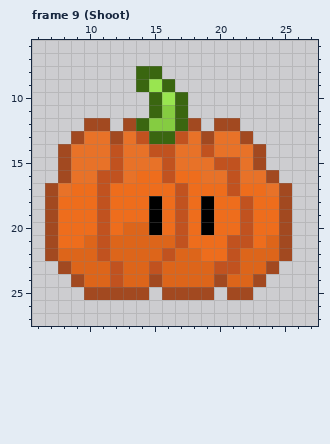
Pixel-art file, stored at assets/art/enemies/Pumpkin.aseprite. The picture above was drawn from the file before the commit.
32x32 pixels, 20 frames. Shown: frame 9 (Shoot): x 6..27, y 6..27.
And afterwards:
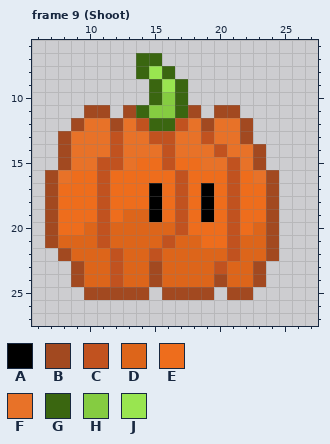
Palette (. is transparent): A #000000  B #a24920  C #c1521f  D #dd651a  E #ee6d1c  F #e87228  G #3a6610  H #85cc41  J #99e550
Message: Added pumpkin seed (image for the bullet)
The edit:
Frame 9 (Shoot):
The author changed colour E to colour A in row 17 at x 15 and 19.
Colour B now appears in row 11 at x 10 to 11, 13, 18 and 20 to 21; in row 12 at x 9, 12, 19 and 22; in row 13 at x 8; in row 16 at x 7.
The author changed colour C to colour B in row 23 at x 15.
The author changed colour D to colour B in row 21 at x 24; in row 22 at x 8 and 24; in row 23 at x 9 and 23.
The author changed colour E to colour B in rows 18 to 20 at x 24.
The author changed colour F to colour B in row 17 at x 24.
The author changed colour B to colour C in row 13 at x 12 and 19.
The author changed colour D to colour C in row 21 at x 16; in row 22 at x 12 and 15.
The author changed colour E to colour C in row 16 at x 17; in rows 18 to 20 at x 21.
The author changed colour F to colour C in row 14 at x 20; in row 15 at x 11.
The author changed colour G to colour C in row 12 at x 14 and 17; in row 13 at x 15 to 16.
The author changed colour A to colour D in row 20 at x 15.
The author changed colour C to colour D in row 21 at x 17 and 22; in row 22 at x 11 and 16; in row 23 at x 21.
The author changed colour E to colour D in row 19 at x 13 to 14; in row 20 at x 10, 12, 16 and 23; in row 21 at x 8 to 9, 18 and 23; in row 22 at x 19 to 20.
The author changed colour A to colour E in row 20 at x 19.
The author changed colour C to colour E in row 16 at x 12 and 16; in rows 18 to 20 at x 22.
The author changed colour F to colour E in row 15 at x 14 to 15 and 17 to 18; in row 16 at x 9 to 10, 13, 19 to 20 and 22; in row 17 at x 8.
The author changed colour B to colour F in row 12 at x 10 to 11, 13, 18 and 20 to 21; in row 13 at x 9; in row 16 at x 8.
The author changed colour C to colour F in row 13 at x 14 and 17; in row 14 at x 15 and 19; in row 15 at x 20.
Colour G now appears in row 7 at x 14 to 15; in row 8 at x 16; in row 9 at x 17; in row 11 at x 14.
The author changed colour H to colour G in row 12 at x 15 to 16.
The author changed colour J to colour G in row 9 at x 15.
The author changed colour G to colour H in row 11 at x 15.
The author changed colour J to colour H in row 10 at x 16.
The author changed colour G to colour J in row 8 at x 15; in row 9 at x 16.
Colour B is gone in rows 17 to 21 at x 25; in row 22 at x 7 and 25; in row 23 at x 8 and 24.
Colour G is gone in row 9 at x 14.
Changed places in both pictures, as pixel boxes (x1, y1, x2, y2):
changed: (45, 53, 292, 274)
